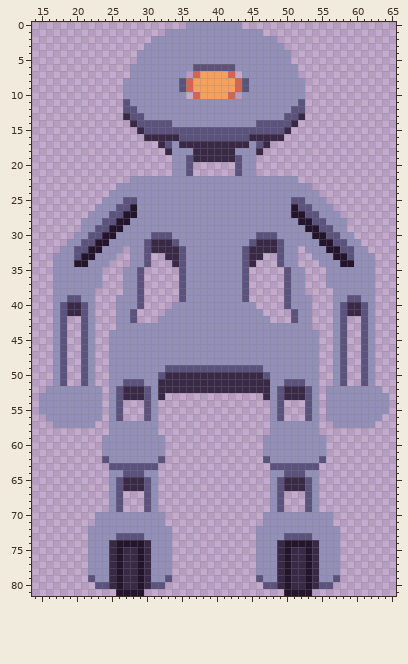
Two states of a sprite sheet, docs/assets/robot.png. That is the earlier state.
The file is 80x82 pixels. Shown: x 14..65, y 0..81.
After the commit:
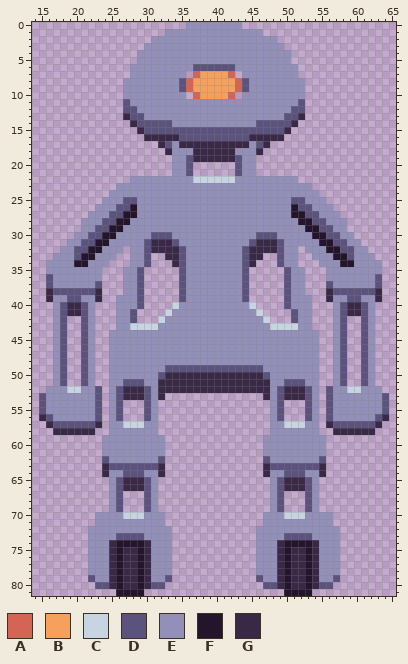
Palette (. is transparent): A #d46453  B #f5a15d  C #c7d4e1  D #5b537d  E #928fb8  F #24142c  G #392946
What changed:
@@ x 35..44 @@
 21 ED......DE
-22 EEEEEEEEEE
+22 EECCCCCCEE
 23 EEEEEEEEEE
@@ x 14..65 @@
 33 ...EEEDFFEEE..EED..GGDEEEEEEEEDGG..DEE..EEEFFDEEE...
-34 ...EEEFFEEE...EED...GDEEEEEEEEDG...DEE...EEEFFEEE...
-35 ...EEEEEEE...EED.....DEEEEEEEED.....DEE...EEEEEEE...
-36 ...EEEEEEE...EED.....DEEEEEEEED.....DEE...EEEEEEE...
-37 ...EEEEEEE...EED.....DEEEEEEEED.....DEE...EEEEEEE...
-38 ...EEEEEE....EED.....DEEEEEEEED.....DEE....EEEEEE...
-39 ...EEDDEE...EEED.....DEEEEEEEED.....DEEE...EEDDEE...
-40 ...EDGGDE...EEED....EEEEEEEEEEEE....DEEE...EDGGDE...
-41 ...EDGGDE...EED....EEEEEEEEEEEEEE....DEE...EDGGDE...
-42 ...ED..DE...EED...EEEEEEEEEEEEEEEE...DEE...ED..DE...
-43 ...ED..DE...EEEEEEEEEEEEEEEEEEEEEEEEEEEE...ED..DE...
+34 ..EEEEFFEEE...EED...GDEEEEEEEEDG...DEE...EEEFFEEEE..
+35 ..EEEEEEEE...EED.....DEEEEEEEED.....DEE...EEEEEEEE..
+36 ..DEEEEEEE...EED.....DEEEEEEEED.....DEE...EEEEEEED..
+37 ..DEEEEEED...EED.....DEEEEEEEED.....DEE...DEEEEEED..
+38 ..GDDDDDDG...EED.....DEEEEEEEED.....DEE...GDDDDDDG..
+39 ..GEEDDEEG..EEED.....DEEEEEEEED.....DEEE..GEEDDEEG..
+40 ...EDGGDE...EEED....CEEEEEEEEEEC....DEEE...EDGGDE...
+41 ...EDGGDE...EED....CEEEEEEEEEEEEC....DEE...EDGGDE...
+42 ...ED..DE...EED...CEEEEEEEEEEEEEEC...DEE...ED..DE...
+43 ...ED..DE...EECCCCEEEEEEEEEEEEEEEECCCCEE...ED..DE...
 44 ...ED..DE..EEEEEEEEEEEEEEEEEEEEEEEEEEEEEE..ED..DE...
@@ x 14..65 @@
 51 ...ED..DE..EEDDDEEGGGGGGGGGGGGGGGGEEDDDEE..ED..DE...
-52 ..EEEEEEEE.EDGGGDEGGGGGGGGGGGGGGGGEDGGGDE.EEEEEEEE..
-53 .EEEEEEEEE.EDGGGDEG..............GEDGGGDE.EEEEEEEEE.
-54 .EEEEEEEEE.ED...DE................ED...DE.EEEEEEEEE.
-55 .EEEEEEEEE.ED...DE................ED...DE.EEEEEEEEE.
-56 ..EEEEEEEE.ED...DE................ED...DE.EEEEEEEE..
-57 ...EEEEEE..EEEEEEE................EEEEEEE..EEEEEE...
-58 ...........EEEEEEE................EEEEEEE...........
+52 ..EEECCEED.EDGGGDEGGGGGGGGGGGGGGGGEDGGGDE.DEECCEEE..
+53 .DEEEEEEED.EDGGGDEG..............GEDGGGDE.DEEEEEEED.
+54 .DEEEEEEED.ED...DE................ED...DE.DEEEEEEED.
+55 .DEEEEEEED.ED...DE................ED...DE.DEEEEEEED.
+56 .GDEEEEEED.ED...DE................ED...DE.DEEEEEEDG.
+57 ..GDDDDDDG.EECCCEE................EECCCEE.GDDDDDDG..
+58 ...GGGGGG..EEEEEEE................EEEEEEE..GGGGGG...
 59 ..........EEEEEEEEE..............EEEEEEEEE..........
@@ x 22..57 @@
 62 ..DEEEEEEED..............DEEEEEEED..
-63 ...DDDDDDD................DDDDDDD...
-64 ...EEDDDEE................EEDDDEE...
+63 ..GDDDDDDDG..............GDDDDDDDG..
+64 ..GEEDDDEEG..............GEEDDDEEG..
 65 ...EDGGGDE................EDGGGDE...
@@ x 25..54 @@
 69 ED...DE................ED...DE
-70 EEEEEEEE..............EEEEEEEE
+70 EECCCEEE..............EEECCCEE
 71 EEEEEEEE..............EEEEEEEE
